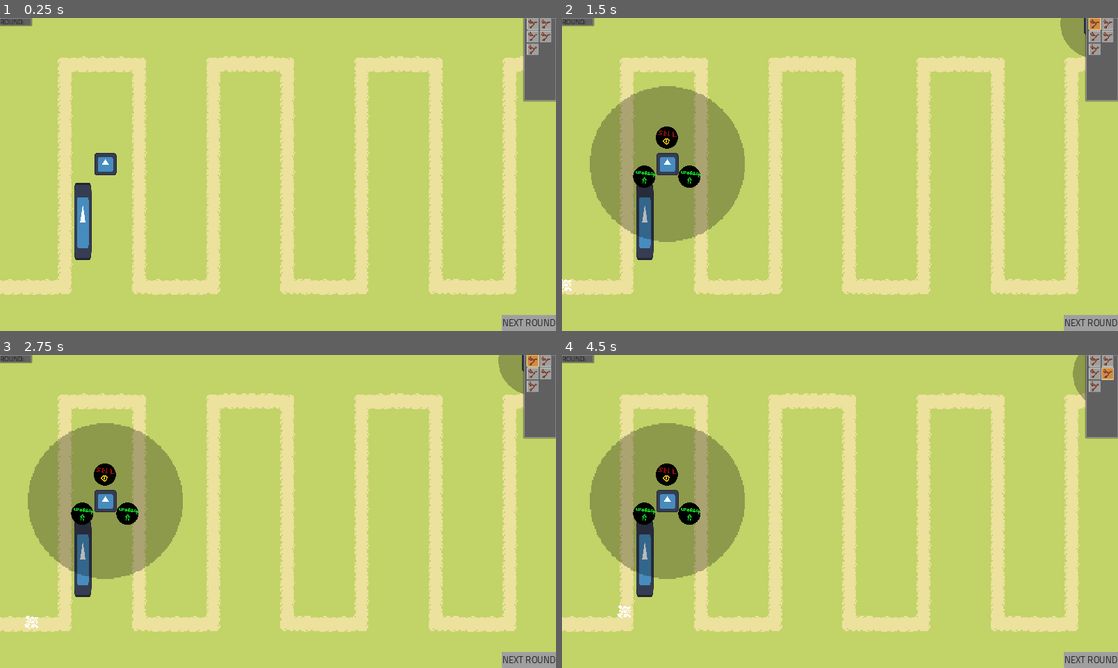
Above: before the commit, frames 1-4 (two rows, left to right).
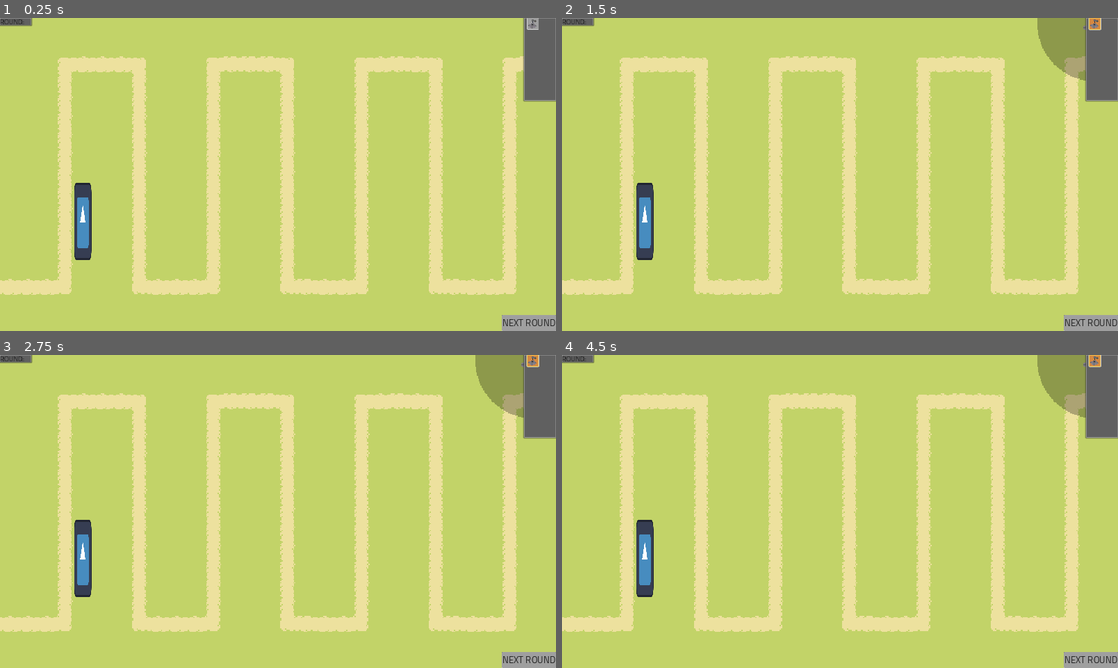
Above: after the commit, the same moments.

Repository: MindVisceral/BoneTD
Game: Godot game, scene res://Levels/Level1/Level1.tscn
The game is run twice, just before and just after one commit, with the same random seed, the same clock (stepped at 60 frames per second) and the same inputs. This scene is started directly instead of the project's main scene. The engine's default icon, where the game draws it, is replaced by a stand-in: a white triangle on a blue panel in a dark square.
Inputs (mouse positions are in pixels of both pictures, inside the frame that each line leads up to; where the layout moved, square brackets give the same spot in the first picture):
- Up to frame 1 (0.25 s): no input
- Up to frame 2 (1.5 s): click (667, 165) at 0.52 s; click (1095, 24) at 1.27 s
- Up to frame 3 (2.75 s): click (533, 361) at 2 s
- Up to frame 4 (4.5 s): click (1095, 361) [1106, 361] at 2.75 s; click (1095, 361) [1095, 373] at 3.5 s; click (1095, 361) [1106, 373] at 4.25 s

The runs differ from the first frame. In frame 1, 0.6% of the frame differs, in the area x 17-100%, y 0-51%; in frame 2, 12%; in frame 3, 12%; in frame 4, 12%, in the area x 5-100%, y 0-85%.

Commit message:
Removed old Tower, fixed SelectButton & TempTower

Diff:
--- a/Entities/Enemies/BaseEnemy/BaseSelectButton.gd
+++ /dev/null
@@ -1,68 +0,0 @@
-extends Button
-
-###-------------------------------------------------------------------------###
-##### Exported variables
-###-------------------------------------------------------------------------###
-
-## Reference to the Tower which this Button will spawn
-@export var tower_reference: PackedScene
-
-## Reference to the Towerhandler Node of this level. It will spawn a TempTower scene and
-## it will instantiatehandle TempTower and Towers
-@export var tower_handler: TowerHandler
-
-
-###-------------------------------------------------------------------------###
-##### Exported variables
-###-------------------------------------------------------------------------###
-
-## How much does this Tower cost to place? If the Player doesn't have
-## at least this amount of Money, they can't place this Tower.
-## This is passed down to the Tower, because the base cost is taken into account when selling.
-@export_range(1, 99999, 1) var tower_base_cost: int = 1
-
-
-###-------------------------------------------------------------------------###
-##### Variables and flags
-###-------------------------------------------------------------------------###
-
-## This button can only be pressed if it's active.
-var active: bool = true
-
-
-func _ready() -> void:
-	## If active is true, disable this button and vice versa.
-	self.disabled = !active
-
-	## Connect the Globals money_amount_changed signal to this Node's money_check function.
-	Globals.money_amount_changed.connect(money_check)
-
-
-## Check if the Player has enough Money to buy a Tower every time the Money amount changes .
-func money_check() -> void:
-	## Not enough Money, disable button
-	if Globals.current_money < tower_base_cost:
-		disable_button()
-	## Enough Money to buy Tower, enable button
-	else:
-		enable_button()
-
-
-## Enable this Button.
-func enable_button() -> void:
-	self.disabled = false
-
-
-## Disable this Button.
-func disable_button() -> void:
-	self.disabled = true
-
-
-## This button has been pressed, the Player wants to place this button's Tower.
-## The TowerHandler will handle that.
-func _on_pressed() -> void:
-
-	## Only allow the Player to pick and place one Tower at a time.
-	## TempTower Node also checks for this.
-	if tower_handler.player_placing_tower == false:
-		tower_handler.prepare_new_tower(tower_reference, tower_base_cost)
--- a/Entities/Towers/BaseTower/BaseSelectButton.gd
+++ b/Entities/Towers/BaseTower/BaseSelectButton.gd
@@ -1,16 +1,69 @@
 extends Button
 
-## Reference to the Tower which this Button will help select
+###-------------------------------------------------------------------------###
+##### Exported variables
+###-------------------------------------------------------------------------###
+
+## Reference to the Tower which this Button will spawn
 @export var tower_reference: PackedScene
 
-## Reference to the Sprite child of this Button, which will dispaly the Tower's sprite
-@export var button_tower_sprite: Sprite2D
+## Reference to the Towerhandler Node of this level. It will spawn a TempTower scene and
+## it will instantiatehandle TempTower and Towers
+@export var tower_handler: TowerHandler
+
+
+###-------------------------------------------------------------------------###
+##### Exported variables
+###-------------------------------------------------------------------------###
+
+## How much does this Tower cost to place? If the Player doesn't have
+## at least this amount of Money, they can't place this Tower.
+## This is passed down to the Tower, because the base cost is taken into account when selling.
+@export_range(1, 99999, 1) var tower_base_cost: int = 1
+
+
+###-------------------------------------------------------------------------###
+##### Variables and flags
+###-------------------------------------------------------------------------###
+
+## This button can only be pressed if it's active.
+var active: bool = true
 
 
 func _ready() -> void:
-	call_deferred("initialize")
+	## If active is true, disable this button and vice versa.
+	self.disabled = !active
 
-##
-func initialize() -> void:
-	if tower_reference:
-		button_tower_sprite = tower_reference.tower_sprite
+	## Connect the Globals money_amount_changed signal to this Node's money_check function.
+	Globals.money_amount_changed.connect(money_check)
+
+
+## Check if the Player has enough Money to buy a Tower every time the Money amount changes .
+func money_check() -> void:
+	## Not enough Money, disable button
+	if Globals.current_money < tower_base_cost:
+		disable_button()
+	## Enough Money to buy Tower, enable button
+	else:
+		enable_button()
+
+
+## Enable this Button.
+func enable_button() -> void:
+	self.disabled = false
+
+
+## Disable this Button.
+func disable_button() -> void:
+	self.disabled = true
+
+
+## This button has been pressed, the Player wants to place this button's Tower.
+## The TowerHandler will handle that.
+func _on_pressed() -> void:
+
+	## Only allow the Player to pick and place one Tower at a time.
+	## TempTower Node also checks for this.
+	if tower_handler.player_placing_tower == false:
+		tower_handler.prepare_new_tower(tower_reference, tower_base_cost)
+		print("PRESSED")
--- a/Entities/Towers/BaseTower/BaseSelectButton.tscn
+++ b/Entities/Towers/BaseTower/BaseSelectButton.tscn
@@ -1,19 +1,14 @@
 [gd_scene load_steps=2 format=3 uid="uid://nmkmb7typgrs"]
 
-[ext_resource type="Script" path="res://Entities/Enemies/BaseEnemy/BaseSelectButton.gd" id="1_li7ri"]
+[ext_resource type="Script" path="res://Entities/Towers/BaseTower/BaseSelectButton.gd" id="1_lec0b"]
 
 [node name="BaseSelectButton" type="Button"]
-custom_minimum_size = Vector2(40, 40)
-anchors_preset = -1
-anchor_right = 0.042
-anchor_bottom = 0.074
-offset_right = -40.32
-offset_bottom = -40.0
-action_mode = 0
-shortcut_feedback = false
-shortcut_in_tooltip = false
-script = ExtResource("1_li7ri")
-tower_base_cost = null
+offset_right = 40.0
+offset_bottom = 40.0
+script = ExtResource("1_lec0b")
 
 [node name="Sprite2D" type="Sprite2D" parent="."]
-position = Vector2(20, 20)
+scale = Vector2(0.625, 0.625)
+offset = Vector2(32, 32)
+
+[connection signal="pressed" from="." to="." method="_on_pressed"]
--- a/Entities/Towers/DirectTower/DirectTower.gd
+++ b/Entities/Towers/DirectTower/DirectTower.gd
@@ -84,7 +84,7 @@
 	var trail_effect_instance: BaseTrail = trail_effect.instantiate()
 
 	## Tell the Trail where it should start and end
-	trail_effect_instance.trail_start_point = self.global_position
+	trail_effect_instance.trail_start_point = bullet_spawn_point.global_position
 	trail_effect_instance.trail_end_point = current_target.global_position
 
 	## And add the Enemy to the Tree - independent from this Tower.
--- a/Entities/Towers/GunTurret/GunTurret.tscn
+++ b/Entities/Towers/GunTurret/GunTurret.tscn
@@ -1,22 +1,30 @@
-[gd_scene load_steps=3 format=3 uid="uid://sgh3hg5h60t7"]
+[gd_scene load_steps=5 format=3 uid="uid://c34u3lp40uq6y"]
 
-[ext_resource type="PackedScene" uid="uid://u1qyk1m1yco0" path="res://Entities/Towers/BaseTower/BaseTower.tscn" id="1_spxrn"]
+[ext_resource type="PackedScene" uid="uid://dn0yn7md0iu0y" path="res://Entities/Towers/DirectTower/DirectTower.tscn" id="1_5b2p6"]
+[ext_resource type="Texture2D" uid="uid://dbuegf60t4tck" path="res://placeholder_4.png" id="2_som8n"]
 
-[sub_resource type="CircleShape2D" id="CircleShape2D_jcc3p"]
-radius = 40.0
+[sub_resource type="CircleShape2D" id="CircleShape2D_yiqjd"]
+radius = 50.04
 
-[node name="GunTurret" instance=ExtResource("1_spxrn")]
-shot_delay = 2.5
+[sub_resource type="CircleShape2D" id="CircleShape2D_wp3s2"]
+
+[node name="GunTurret" instance=ExtResource("1_5b2p6")]
 
 [node name="TowerRangeVisuals" parent="." index="0"]
-visible = true
-scale = Vector2(0.625, 0.625)
+scale = Vector2(0.781875, 0.781875)
 
 [node name="Collider" parent="TowerRange" index="0"]
-shape = SubResource("CircleShape2D_jcc3p")
+shape = SubResource("CircleShape2D_yiqjd")
 
-[node name="ShotDelayTimer" parent="." index="6"]
-wait_time = 2.5
+[node name="BulletSpawnPoint" parent="RotationPivot" index="0"]
+position = Vector2(4, -4)
+
+[node name="Sprite" parent="." index="4"]
+scale = Vector2(0.4, 0.4)
+texture = ExtResource("2_som8n")
+
+[node name="Collider" parent="." index="5"]
+shape = SubResource("CircleShape2D_wp3s2")
 
 [editable path="RadialTowerSelection"]
 [editable path="TowerRange"]
--- /dev/null
+++ b/Entities/Towers/GunTurret/GunTurretSelectButton.tscn
@@ -0,0 +1,12 @@
+[gd_scene load_steps=4 format=3 uid="uid://c7ytai1x670kx"]
+
+[ext_resource type="PackedScene" uid="uid://nmkmb7typgrs" path="res://Entities/Towers/BaseTower/BaseSelectButton.tscn" id="1_ukiyd"]
+[ext_resource type="PackedScene" uid="uid://c34u3lp40uq6y" path="res://Entities/Towers/GunTurret/GunTurret.tscn" id="2_bu5qt"]
+[ext_resource type="Texture2D" uid="uid://dbuegf60t4tck" path="res://placeholder_4.png" id="3_ph3oc"]
+
+[node name="GunTurretSelectButton" instance=ExtResource("1_ukiyd")]
+tower_reference = ExtResource("2_bu5qt")
+tower_base_cost = 5
+
+[node name="Sprite2D" parent="." index="0"]
+texture = ExtResource("3_ph3oc")
--- a/Entities/Towers/StickGuy/StickBullet.tscn
+++ /dev/null
@@ -1,14 +0,0 @@
-[gd_scene load_steps=3 format=3 uid="uid://c6033qphpoajv"]
-
-[ext_resource type="PackedScene" uid="uid://dtej8bo36swce" path="res://Entities/Towers/ProjectileTower/BaseBullet.tscn" id="1_x2sc4"]
-
-[sub_resource type="CircleShape2D" id="CircleShape2D_ps0fo"]
-radius = 130.0
-
-[node name="StickBullet" instance=ExtResource("1_x2sc4")]
-
-[node name="Sprite" parent="." index="0"]
-scale = Vector2(0.1, 0.1)
-
-[node name="Collider" parent="." index="1"]
-shape = SubResource("CircleShape2D_ps0fo")
--- a/Entities/Towers/StickGuy/StickGuy.tscn
+++ /dev/null
@@ -1,34 +0,0 @@
-[gd_scene load_steps=5 format=3 uid="uid://cqmttjx0vrf5k"]
-
-[ext_resource type="PackedScene" uid="uid://u1qyk1m1yco0" path="res://Entities/Towers/BaseTower/BaseTower.tscn" id="1_s74lq"]
-[ext_resource type="PackedScene" uid="uid://cg6easuyq53ts" path="res://Entities/Towers/StickGuy/Upgrades/BatGuy/BatGuy.tscn" id="2_2jbvk"]
-
-[sub_resource type="CircleShape2D" id="CircleShape2D_2ixhf"]
-radius = 30.0
-
-[sub_resource type="CircleShape2D" id="CircleShape2D_bok23"]
-radius = 9.0
-
-[node name="StickGuy" instance=ExtResource("1_s74lq")]
-upgrade_1 = ExtResource("2_2jbvk")
-upgrade_2 = ExtResource("2_2jbvk")
-shot_delay = 0.7
-
-[node name="TowerRangeVisuals" parent="." index="0"]
-visible = true
-scale = Vector2(0.46875, 0.46875)
-
-[node name="Collider" parent="TowerRange" index="0"]
-shape = SubResource("CircleShape2D_2ixhf")
-
-[node name="BulletSpawnPoint" parent="RotationPivot" index="0"]
-position = Vector2(25, 0)
-
-[node name="Collider" parent="." index="5"]
-shape = SubResource("CircleShape2D_bok23")
-
-[node name="ShotDelayTimer" parent="." index="6"]
-wait_time = 0.7
-
-[editable path="RadialTowerSelection"]
-[editable path="TowerRange"]
--- a/Entities/Towers/StickGuy/StickGuySelectButton.tscn
+++ /dev/null
@@ -1,14 +0,0 @@
-[gd_scene load_steps=4 format=3 uid="uid://cbdr67v8qd072"]
-
-[ext_resource type="PackedScene" uid="uid://nmkmb7typgrs" path="res://Entities/Towers/BaseTower/BaseSelectButton.tscn" id="1_jpmuw"]
-[ext_resource type="PackedScene" uid="uid://cqmttjx0vrf5k" path="res://Entities/Towers/StickGuy/StickGuy.tscn" id="2_5s4yc"]
-[ext_resource type="Texture2D" uid="uid://dbuegf60t4tck" path="res://placeholder_4.png" id="2_l1xqb"]
-
-[node name="StickGuySelectButton" instance=ExtResource("1_jpmuw")]
-tower_reference = ExtResource("2_5s4yc")
-tower_base_cost = 20
-
-[node name="Sprite2D" parent="." index="0"]
-texture = ExtResource("2_l1xqb")
-
-[connection signal="pressed" from="." to="." method="_on_pressed"]
--- a/Entities/Towers/StickGuy/Upgrades/BatGuy/BatGuy.tscn
+++ /dev/null
@@ -1,14 +0,0 @@
-[gd_scene load_steps=2 format=3 uid="uid://cg6easuyq53ts"]
-
-[ext_resource type="PackedScene" uid="uid://u1qyk1m1yco0" path="res://Entities/Towers/BaseTower/BaseTower.tscn" id="1_43gls"]
-
-[node name="BatGuy" instance=ExtResource("1_43gls")]
-bullet_speed = 1
-bullet_damage = 5
-bullet_piercing_amount = 9999
-
-[node name="Sprite" parent="RotationPivot" index="0"]
-scale = Vector2(0.2, 0.2)
-
-[editable path="RadialTowerSelection"]
-[editable path="TowerRange"]
--- a/Entities/Towers/TempTower.gd
+++ b/Entities/Towers/TempTower.gd
@@ -75,9 +75,14 @@
 	## TowerRangeVisuals must match the Tower's tower_range_visuals
 	tower_range_visuals.scale = new_tower.tower_range_visuals.scale
 	## Scale the Sprite to the right size and set it to the Tower's Sprite
-	## NOTE: Scale first! Doesn't work properly otherwise.
+	## NOTE: Do all the edits first! Doesn't work properly otherwise.
 	tower_sprite.scale = new_tower.tower_sprite.scale
+	tower_sprite.texture = new_tower.tower_sprite.texture
+
+	## HERE: Don't know if there's any point to this.
 	tower_sprite = new_tower.tower_sprite
+
+
 	## Set the Collider shape to be the same as the Tower's
 	tower_collider.shape = new_tower.tower_collider.shape
 
--- a/Entities/Towers/TempTower.tscn
+++ b/Entities/Towers/TempTower.tscn
@@ -21,7 +21,6 @@
 texture = ExtResource("2_2c8o6")
 
 [node name="TowerSprite" type="Sprite2D" parent="."]
-scale = Vector2(0.2, 0.2)
 texture = ExtResource("1_bc8k8")
 
 [node name="Collider" type="CollisionShape2D" parent="."]
--- a/Levels/Level1/Level1.tscn
+++ b/Levels/Level1/Level1.tscn
@@ -6,9 +6,7 @@
 [ext_resource type="PackedScene" uid="uid://5q3j0jjqbwtm" path="res://Levels/Rounds/BaseRound.tscn" id="3_gmuuh"]
 [ext_resource type="PackedScene" uid="uid://ixusat1leq8h" path="res://Levels/TowerHandler.tscn" id="4_6772l"]
 [ext_resource type="Texture2D" uid="uid://c6mdmcmvjs336" path="res://icon.svg" id="5_y4jfb"]
-[ext_resource type="PackedScene" uid="uid://cbdr67v8qd072" path="res://Entities/Towers/StickGuy/StickGuySelectButton.tscn" id="6_4qvdn"]
-[ext_resource type="PackedScene" uid="uid://3ob5n3fq12o6" path="res://Entities/Enemies/CarpalsEnemy/CarpalsEnemy.tscn" id="7_pr6bl"]
-[ext_resource type="PackedScene" uid="uid://dn0yn7md0iu0y" path="res://Entities/Towers/DirectTower/DirectTower.tscn" id="8_ayekn"]
+[ext_resource type="PackedScene" uid="uid://c7ytai1x670kx" path="res://Entities/Towers/GunTurret/GunTurretSelectButton.tscn" id="7_uuix3"]
 
 [sub_resource type="NavigationPolygon" id="NavigationPolygon_2vxpa"]
 vertices = PackedVector2Array(8, 8, -8, 8, -8, -8, 8, -8)
@@ -423,9 +421,6 @@
 [sub_resource type="RectangleShape2D" id="RectangleShape2D_4td0d"]
 size = Vector2(15, 67)
 
-[sub_resource type="CircleShape2D" id="CircleShape2D_rfdg7"]
-radius = 67.082
-
 [sub_resource type="Curve2D" id="Curve2D_ja27w"]
 _data = {
 "points": PackedVector2Array(0, 0, 0, 0, -26, 232, 0, 0, 0, 0, 55, 232, 0, 0, 0, 0, 58, 41, 0, 0, 0, 0, 120, 41, 0, 0,  …(251 unchanged characters)…
@@ -478,23 +473,9 @@
 
 [node name="TowerHandler" parent="." instance=ExtResource("4_6772l")]
 
-[node name="DirectTower" parent="TowerHandler" node_paths=PackedStringArray("tower_handler") instance=ExtResource("8_ayekn")]
-position = Vector2(91, 126)
-tower_handler = NodePath("..")
-
-[node name="TowerRangeVisuals" parent="TowerHandler/DirectTower" index="0"]
-scale = Vector2(1.04816, 1.04816)
-
-[node name="Collider" parent="TowerHandler/DirectTower/TowerRange" index="0"]
-shape = SubResource("CircleShape2D_rfdg7")
-
 [node name="MovementPath" type="Path2D" parent="."]
 z_index = 1
 curve = SubResource("Curve2D_ja27w")
-
-[node name="CarpalsEnemy" parent="MovementPath" instance=ExtResource("7_pr6bl")]
-position = Vector2(-26, 232)
-max_health = 7
 
 [node name="LevelCamera" type="Camera2D" parent="."]
 anchor_mode = 0
@@ -555,24 +536,12 @@
 grow_horizontal = 0
 mouse_filter = 2
 
-[node name="BaseSelectButton" parent="GUI/TemporaryGUI/TowerPlacementUI/VFlowContainer" node_paths=PackedStringArray("tower_handler") instance=ExtResource("6_4qvdn")]
+[node name="GunTurretSelectButton" parent="GUI/TemporaryGUI/TowerPlacementUI/VFlowContainer" node_paths=PackedStringArray("tower_handler") instance=ExtResource("7_uuix3")]
+custom_minimum_size = Vector2(40, 40)
 layout_mode = 2
-tower_handler = NodePath("../../../../../TowerHandler")
-
-[node name="BaseSelectButton2" parent="GUI/TemporaryGUI/TowerPlacementUI/VFlowContainer" node_paths=PackedStringArray("tower_handler") instance=ExtResource("6_4qvdn")]
-layout_mode = 2
-tower_handler = NodePath("../../../../../TowerHandler")
-
-[node name="BaseSelectButton3" parent="GUI/TemporaryGUI/TowerPlacementUI/VFlowContainer" node_paths=PackedStringArray("tower_handler") instance=ExtResource("6_4qvdn")]
-layout_mode = 2
-tower_handler = NodePath("../../../../../TowerHandler")
-
-[node name="BaseSelectButton4" parent="GUI/TemporaryGUI/TowerPlacementUI/VFlowContainer" node_paths=PackedStringArray("tower_handler") instance=ExtResource("6_4qvdn")]
-layout_mode = 2
-tower_handler = NodePath("../../../../../TowerHandler")
-
-[node name="BaseSelectButton5" parent="GUI/TemporaryGUI/TowerPlacementUI/VFlowContainer" node_paths=PackedStringArray("tower_handler") instance=ExtResource("6_4qvdn")]
-layout_mode = 2
+action_mode = 0
+shortcut_feedback = false
+shortcut_in_tooltip = false
 tower_handler = NodePath("../../../../../TowerHandler")
 
 [node name="next_round_button" type="Button" parent="GUI/TemporaryGUI"]
@@ -591,6 +560,3 @@
 "
 
 [editable path="TowerHandler"]
-[editable path="TowerHandler/DirectTower"]
-[editable path="TowerHandler/DirectTower/RadialTowerSelection"]
-[editable path="TowerHandler/DirectTower/TowerRange"]
Not shown: 1 places in Levels/Level1/Level1.tscn that only renumber resources
Binary file changed: placeholder_4.png
